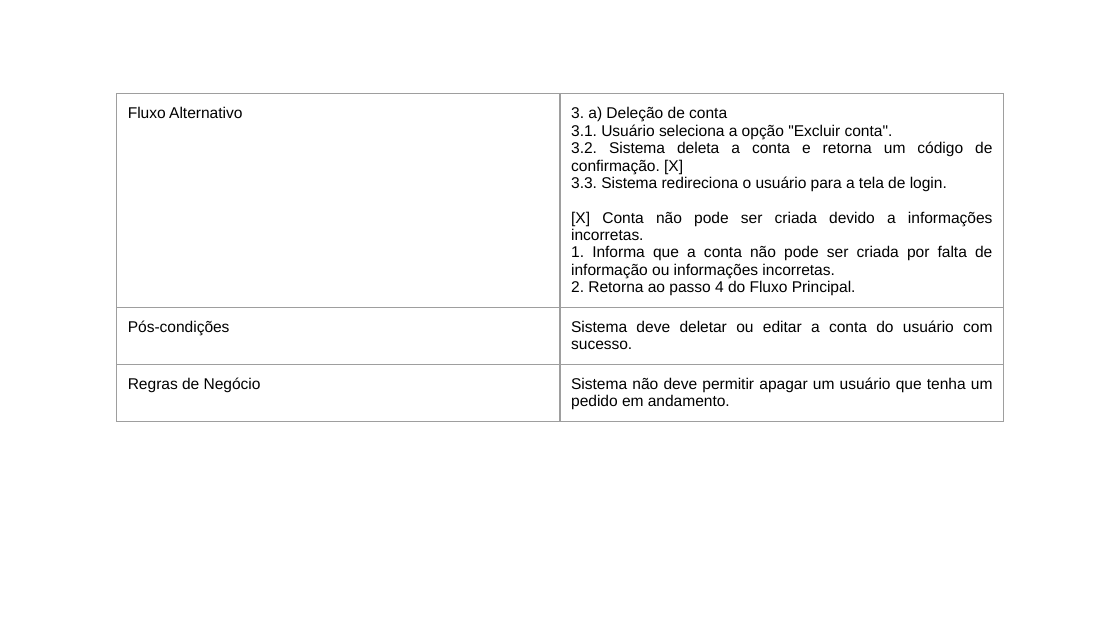
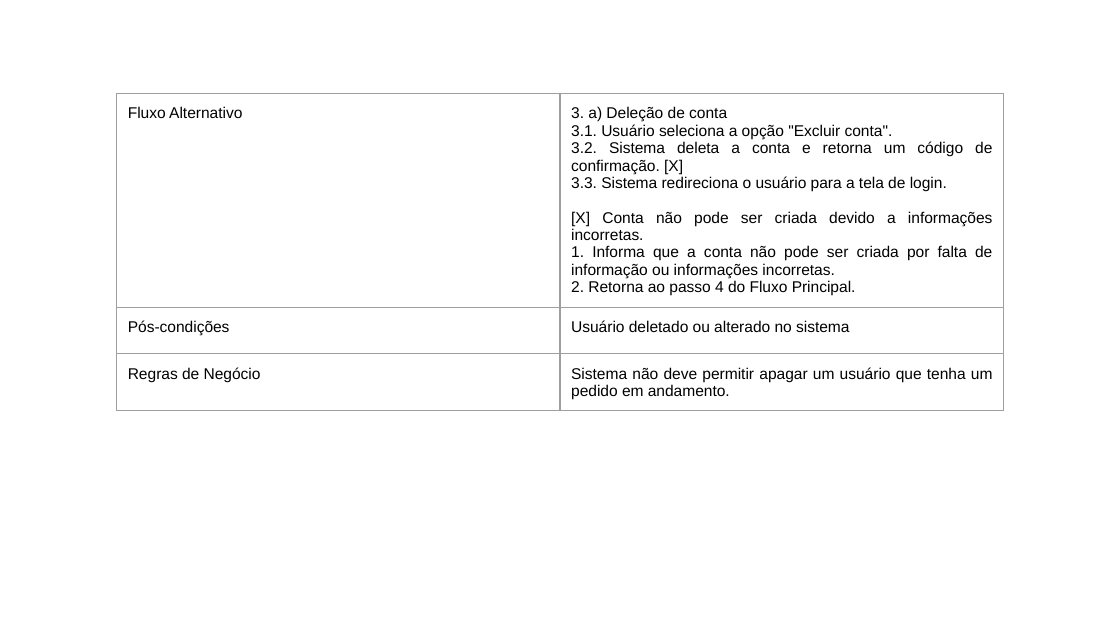
Before and after one commit to HugoBianquini/Projeto-de-Software, a slide deck: slide 16 of Slides com todos os Casos de Uso Descritos - Seminário 1.pptx. Drawn at 1120x630 pixels with LibreOffice and Linux fonts; fonts in the diff are those of the drawing; background and template pictures are left out. Boxes give left, top, right and bottom in pixels: in the first picture for what was removed or moved away, otherwise in the second. Text is boxed around its words. In the diff, an @@ line names an element or a change of style, - is before the commit and + after.

```diff
--- a/Slides com todos os Casos de Uso Descritos - Seminário 1.pptx
+++ b/Slides com todos os Casos de Uso Descritos - Seminário 1.pptx
@@ table at (116,94,1004,461) @@
-row 2, column 2: Sistema deve deletar ou editar a conta do usuário com sucesso.
+row 2, column 2: Usuário deletado ou alterado no sistema
```
Also in this commit, not shown: 4 other slides changed.
